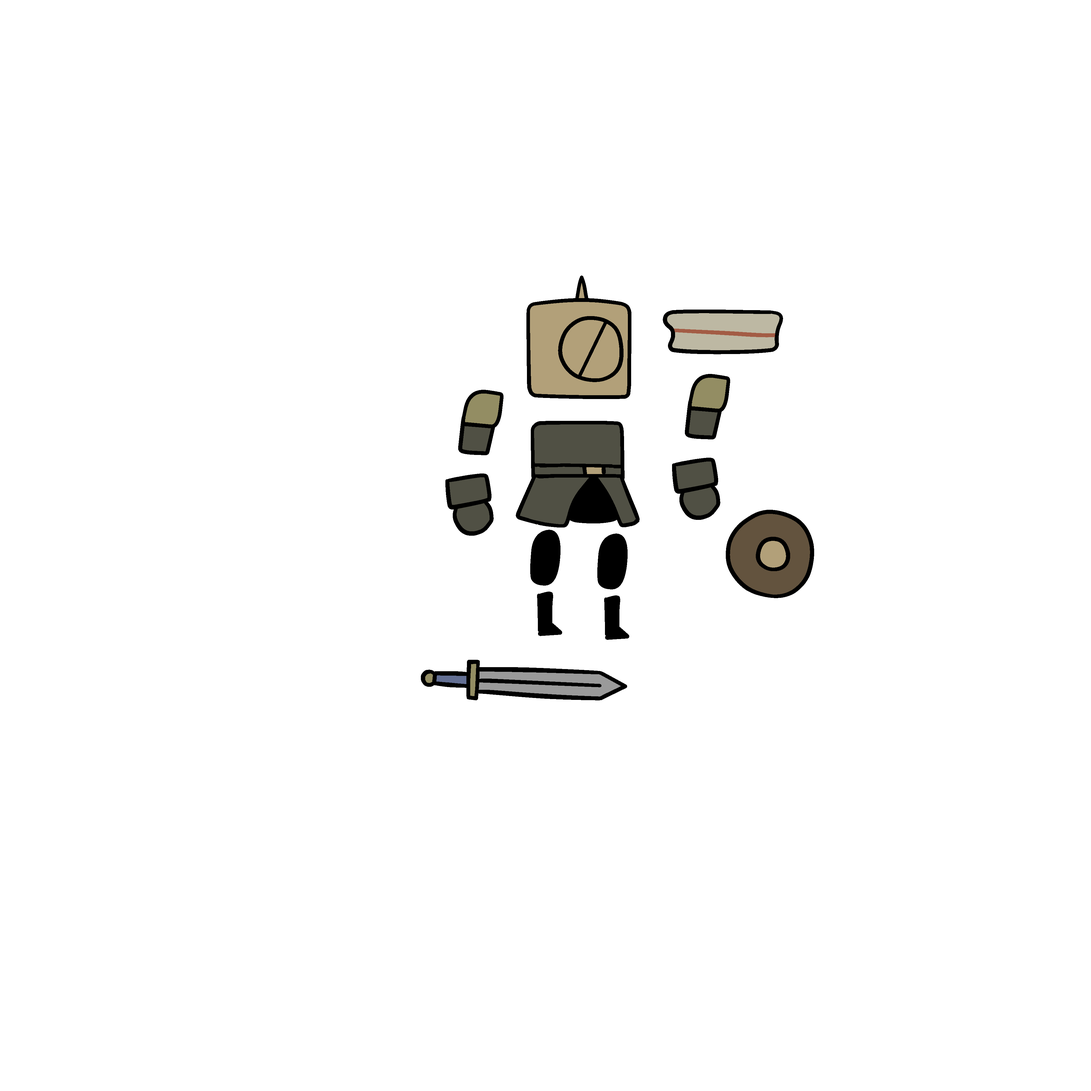
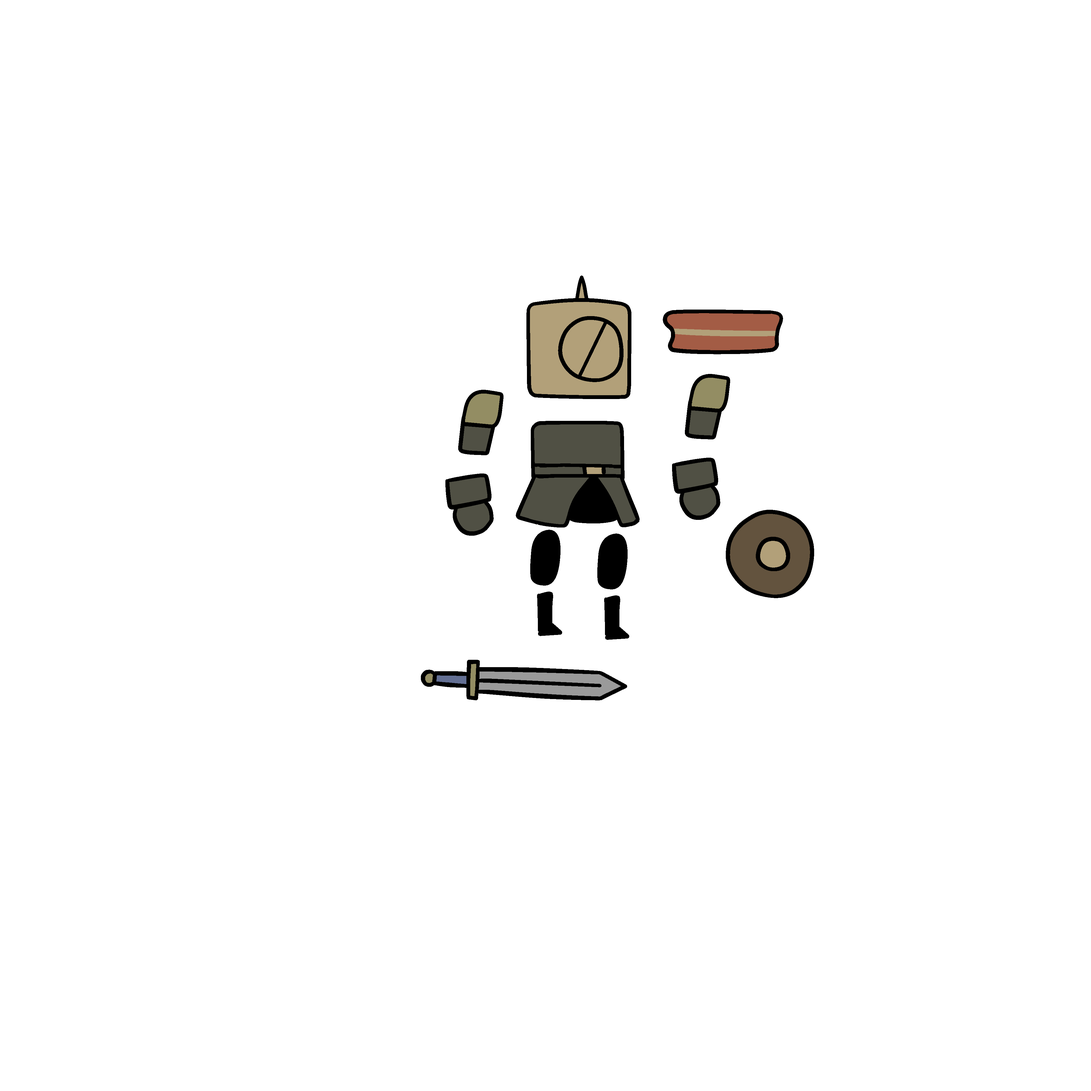
Revision of a layered 1091×1091 image; what changed, layer by layer:
painted on "cape" over [667, 313, 780, 351]
